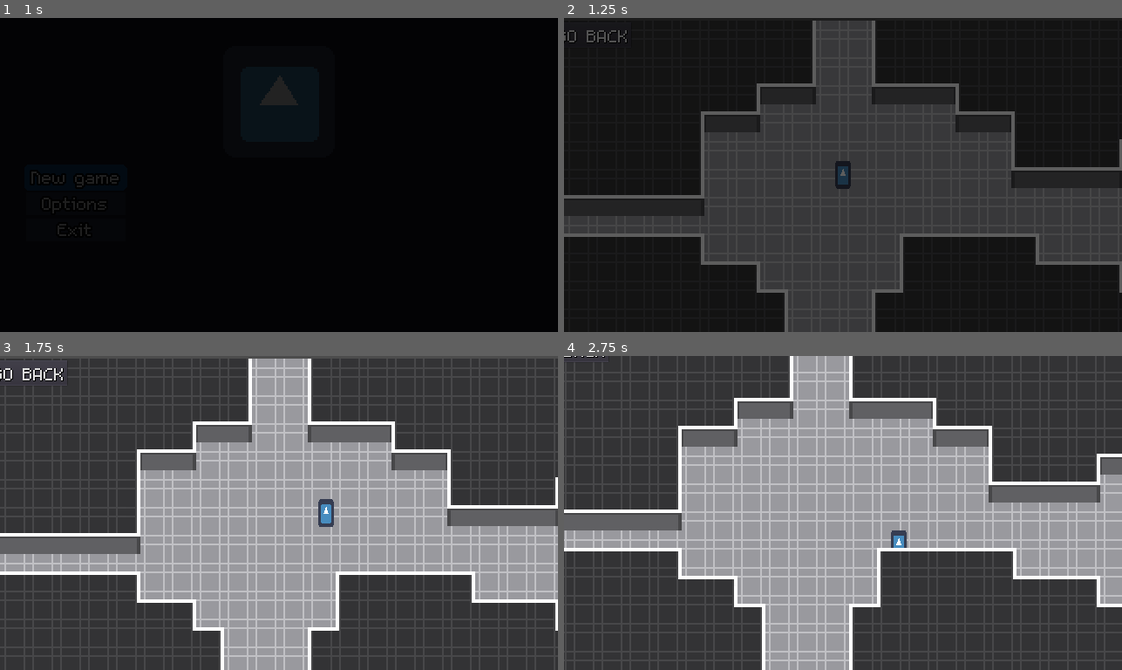
Above: before the commit, frames 1-4 (two rows, left to right).
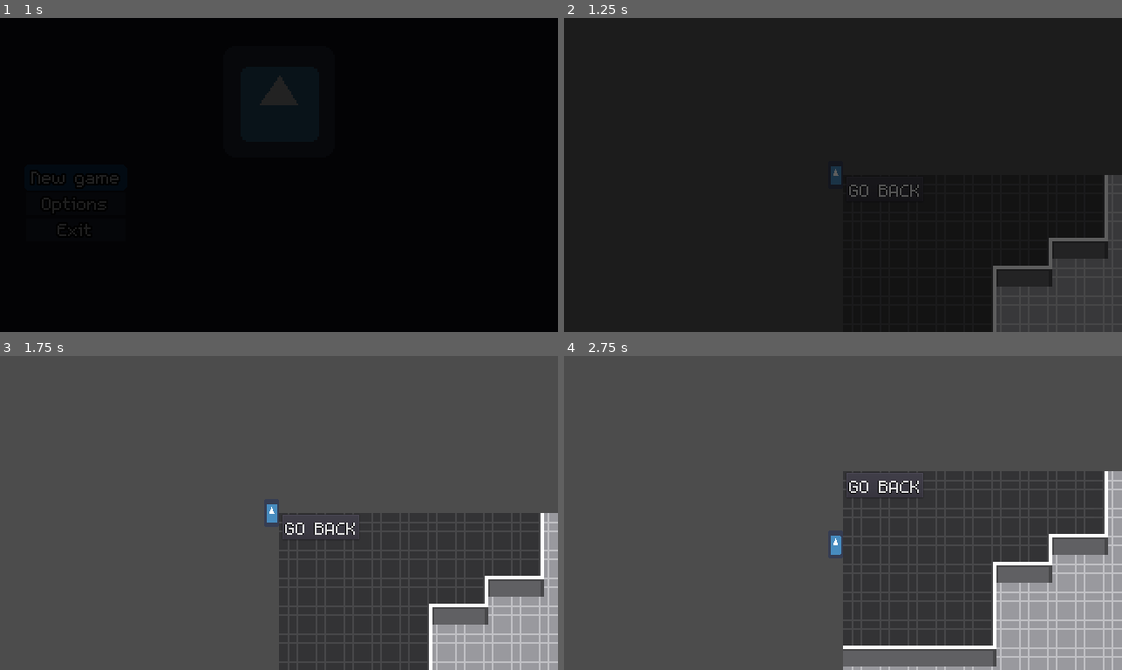
Above: after the commit, the same moments.

Repository: Evanaellio/ludumdare46
Game: Godot game, scene res://Game/Game.tscn
The game is run twice, just before and just after one commit, with the same random seed, the same clock (stepped at 60 frames per second) and the same inputs. The engine's default icon, where the game draws it, is replaced by a stand-in: a white triangle on a blue panel in a dark square.
Inputs:
- Up to frame 1 (1 s): click "New game" at 0.5 s
- Up to frame 2 (1.25 s): no input
- Up to frame 3 (1.75 s): tap Enter at 1.25 s; hold D (Right) from 1.28 s (still down); tap Space (Jump) at 1.52 s
- Up to frame 4 (2.75 s): release D (Right) at 2.03 s; hold S (Down) from 2.03 s (still down); tap Space (Jump) at 2.27 s

Frame 1 is identical in both runs. In frame 2, 43% of the frame differs, in the area x 0-100%, y 0-100%; in frame 3, 78%; in frame 4, 78%.

Commit message:
navigation sur tileset, début drone/spawner

Diff:
--- a/Levels/TestScene.tscn
+++ b/Levels/TestScene.tscn
@@ -1,9 +1,11 @@
-[gd_scene load_steps=16 format=2]
+[gd_scene load_steps=28 format=2]
 
 [ext_resource path="res://Levels/Level.gd" type="Script" id=1]
 [ext_resource path="res://Assets/Fonts/m5x7_64.tres" type="DynamicFont" id=2]
 [ext_resource path="res://Prefabs/Player.tscn" type="PackedScene" id=3]
+[ext_resource path="res://Prefabs/Spawner/Spawner.tscn" type="PackedScene" id=4]
 [ext_resource path="res://Assets/Map/tileset.png" type="Texture" id=5]
+[ext_resource path="res://Prefabs/Drone/Drone.tscn" type="PackedScene" id=6]
 
 [sub_resource type="ConvexPolygonShape2D" id=2]
 points = PoolVector2Array( 0, 0, 16, 0, 16, 16, 0, 16 )
@@ -14,26 +16,66 @@
 [sub_resource type="ConvexPolygonShape2D" id=4]
 points = PoolVector2Array( 0, 0, 16, 0, 16, 16, 0, 16 )
 
+[sub_resource type="NavigationPolygon" id=12]
+vertices = PoolVector2Array( 16, 0, 8, 0, 8, 10, 16, 10 )
+polygons = [ PoolIntArray( 0, 1, 2, 3 ) ]
+
 [sub_resource type="ConvexPolygonShape2D" id=5]
 points = PoolVector2Array( 0, 0, 8, 0, 8, 16, 0, 16 )
 
+[sub_resource type="NavigationPolygon" id=13]
+vertices = PoolVector2Array( 0, 0, 8, 0, 8, 10, 0, 10 )
+polygons = [ PoolIntArray( 0, 1, 2, 3 ) ]
+
 [sub_resource type="ConvexPolygonShape2D" id=6]
 points = PoolVector2Array( 8, 0, 16, 0, 16, 16, 8, 16 )
 
+[sub_resource type="NavigationPolygon" id=14]
+vertices = PoolVector2Array( 0, 0, 16, 0, 16, 16, 0, 16 )
+polygons = [ PoolIntArray( 0, 1, 2, 3 ) ]
+
 [sub_resource type="ConvexPolygonShape2D" id=7]
 points = PoolVector2Array( 0, 0, 16, 0, 16, 16, 0, 16 )
 
+[sub_resource type="NavigationPolygon" id=15]
+vertices = PoolVector2Array( 16, 10, 0, 10, 0, 0, 16, 0 )
+polygons = [ PoolIntArray( 0, 1, 2, 3 ) ]
+
+[sub_resource type="NavigationPolygon" id=16]
+vertices = PoolVector2Array( 16, 16, 8, 16, 8, 0, 16, 0 )
+polygons = [ PoolIntArray( 0, 1, 2, 3 ) ]
+
 [sub_resource type="ConvexPolygonShape2D" id=8]
 points = PoolVector2Array( 0, 0, 8, 0, 8, 16, 0, 16 )
 
+[sub_resource type="NavigationPolygon" id=17]
+vertices = PoolVector2Array( 8, 16, 0, 16, 0, 0, 8, 0 )
+polygons = [ PoolIntArray( 0, 1, 2, 3 ) ]
+
 [sub_resource type="ConvexPolygonShape2D" id=9]
 points = PoolVector2Array( 16, 16, 8, 16, 8, 0, 16, 0 )
 
+[sub_resource type="NavigationPolygon" id=18]
+vertices = PoolVector2Array( 16, 16, 8, 16, 8, 0, 16, 0 )
+polygons = [ PoolIntArray( 0, 1, 2, 3 ) ]
+
 [sub_resource type="ConvexPolygonShape2D" id=10]
 points = PoolVector2Array( 0, 0, 8, 0, 8, 16, 0, 16 )
 
+[sub_resource type="NavigationPolygon" id=19]
+vertices = PoolVector2Array( 8, 16, 0, 16, 0, 0, 8, 0 )
+polygons = [ PoolIntArray( 0, 1, 2, 3 ) ]
+
 [sub_resource type="ConvexPolygonShape2D" id=11]
 points = PoolVector2Array( 16, 16, 8, 16, 8, 0, 16, 0 )
+
+[sub_resource type="NavigationPolygon" id=20]
+vertices = PoolVector2Array( 8, 16, 8, 10, 0, 10, 0, 0, 16, 0, 16, 16 )
+polygons = [ PoolIntArray( 0, 1, 2, 3, 4, 5 ) ]
+
+[sub_resource type="NavigationPolygon" id=21]
+vertices = PoolVector2Array( 8, 16, 8, 10, 16, 10, 16, 0, 0, 0, 0, 16 )
+polygons = [ PoolIntArray( 0, 1, 2, 3, 4, 5 ) ]
 
 [sub_resource type="TileSet" id=1]
 1/name = "tileset.png 1"
@@ -86,6 +128,7 @@
 3/tile_mode = 0
 3/occluder_offset = Vector2( 0, 0 )
 3/navigation_offset = Vector2( 0, 0 )
+3/navigation = SubResource( 15 )
 3/shape_offset = Vector2( 0, 0 )
 3/shape_transform = Transform2D( 1, 0, 0, 1, 0, 0 )
 3/shape_one_way = false
@@ -100,6 +143,7 @@
 4/tile_mode = 0
 4/occluder_offset = Vector2( 0, 0 )
 4/navigation_offset = Vector2( 0, 0 )
+4/navigation = SubResource( 16 )
 4/shape_offset = Vector2( 0, 0 )
 4/shape_transform = Transform2D( 1, 0, 0, 1, 0, 0 )
 4/shape = SubResource( 8 )
@@ -121,6 +165,7 @@
 5/tile_mode = 0
 5/occluder_offset = Vector2( 0, 0 )
 5/navigation_offset = Vector2( 0, 0 )
+5/navigation = SubResource( 17 )
 5/shape_offset = Vector2( 0, 0 )
 5/shape_transform = Transform2D( 1, 0, 0, 1, 0, 0 )
 5/shape = SubResource( 9 )
@@ -142,6 +187,7 @@
 6/tile_mode = 0
 6/occluder_offset = Vector2( 0, 0 )
 6/navigation_offset = Vector2( 0, 0 )
+6/navigation = SubResource( 18 )
 6/shape_offset = Vector2( 0, 0 )
 6/shape_transform = Transform2D( 1, 0, 0, 1, 0, 0 )
 6/shape = SubResource( 10 )
@@ -163,6 +209,7 @@
 7/tile_mode = 0
 7/occluder_offset = Vector2( 0, 0 )
 7/navigation_offset = Vector2( 0, 0 )
+7/navigation = SubResource( 19 )
 7/shape_offset = Vector2( 0, 0 )
 7/shape_transform = Transform2D( 1, 0, 0, 1, 0, 0 )
 7/shape = SubResource( 11 )
@@ -184,6 +231,7 @@
 8/tile_mode = 0
 8/occluder_offset = Vector2( 0, 0 )
 8/navigation_offset = Vector2( 0, 0 )
+8/navigation = SubResource( 20 )
 8/shape_offset = Vector2( 0, 0 )
 8/shape_transform = Transform2D( 1, 0, 0, 1, 0, 0 )
 8/shape_one_way = false
@@ -198,6 +246,7 @@
 9/tile_mode = 0
 9/occluder_offset = Vector2( 0, 0 )
 9/navigation_offset = Vector2( 0, 0 )
+9/navigation = SubResource( 21 )
 9/shape_offset = Vector2( 0, 0 )
 9/shape_transform = Transform2D( 1, 0, 0, 1, 0, 0 )
 9/shape_one_way = false
@@ -254,6 +303,7 @@
 12/tile_mode = 0
 12/occluder_offset = Vector2( 0, 0 )
 12/navigation_offset = Vector2( 0, 0 )
+12/navigation = SubResource( 12 )
 12/shape_offset = Vector2( 0, 0 )
 12/shape_transform = Transform2D( 1, 0, 0, 1, 0, 0 )
 12/shape = SubResource( 5 )
@@ -275,6 +325,7 @@
 13/tile_mode = 0
 13/occluder_offset = Vector2( 0, 0 )
 13/navigation_offset = Vector2( 0, 0 )
+13/navigation = SubResource( 13 )
 13/shape_offset = Vector2( 0, 0 )
 13/shape_transform = Transform2D( 1, 0, 0, 1, 0, 0 )
 13/shape = SubResource( 6 )
@@ -296,6 +347,7 @@
 14/tile_mode = 0
 14/occluder_offset = Vector2( 0, 0 )
 14/navigation_offset = Vector2( 0, 0 )
+14/navigation = SubResource( 14 )
 14/shape_offset = Vector2( 0, 0 )
 14/shape_transform = Transform2D( 1, 0, 0, 1, 0, 0 )
 14/shape_one_way = false
@@ -338,4 +390,22 @@
 __meta__ = {
 "_edit_use_anchors_": false
 }
+
+[node name="Node2D" parent="." instance=ExtResource( 4 )]
+position = Vector2( 446.012, 222.967 )
+
+[node name="Node2D" parent="Node2D" instance=ExtResource( 4 )]
+position = Vector2( -326.536, 85.8897 )
+
+[node name="Node2D2" parent="." instance=ExtResource( 6 )]
+position = Vector2( 129.652, 268.172 )
+
+[node name="Node2D3" parent="." instance=ExtResource( 6 )]
+position = Vector2( 163.813, 330.535 )
+
+[node name="Node2D4" parent="." instance=ExtResource( 6 )]
+position = Vector2( 406.511, 253.078 )
+
+[node name="Node2D5" parent="." instance=ExtResource( 6 )]
+position = Vector2( 453.779, 165.294 )
 [connection signal="pressed" from="Button" to="." method="_on_Button_pressed"]
--- /dev/null
+++ b/Prefabs/Drone/Drone.tscn
@@ -0,0 +1,14 @@
+[gd_scene load_steps=3 format=2]
+
+[ext_resource path="res://Prefabs/Drone/Drone.png" type="Texture" id=1]
+
+[sub_resource type="CircleShape2D" id=1]
+radius = 8.19789
+
+[node name="Drone" type="RigidBody2D"]
+
+[node name="Sprite" type="Sprite" parent="."]
+texture = ExtResource( 1 )
+
+[node name="CollisionShape2D" type="CollisionShape2D" parent="."]
+shape = SubResource( 1 )
--- a/Prefabs/Player.tscn
+++ b/Prefabs/Player.tscn
@@ -8,7 +8,6 @@
 height = 24.138
 
 [node name="Player" type="KinematicBody2D"]
-position = Vector2( 167.371, 88.3486 )
 script = ExtResource( 1 )
 
 [node name="CollisionShape2D" type="CollisionShape2D" parent="."]
--- /dev/null
+++ b/Prefabs/Spawner/Spawner.tscn
@@ -0,0 +1,14 @@
+[gd_scene load_steps=3 format=2]
+
+[ext_resource path="res://Prefabs/Spawner/Spawner.png" type="Texture" id=1]
+
+[sub_resource type="CircleShape2D" id=1]
+radius = 9.03971
+
+[node name="Spawner" type="StaticBody2D"]
+
+[node name="Sprite" type="Sprite" parent="."]
+texture = ExtResource( 1 )
+
+[node name="CollisionShape2D" type="CollisionShape2D" parent="."]
+shape = SubResource( 1 )
Binary file added: Prefabs/Drone/Drone.png
Not shown, added: Prefabs/Drone/Drone.png.import
Binary file added: Prefabs/Spawner/Spawner.png
Not shown, added: Prefabs/Spawner/Spawner.png.import
